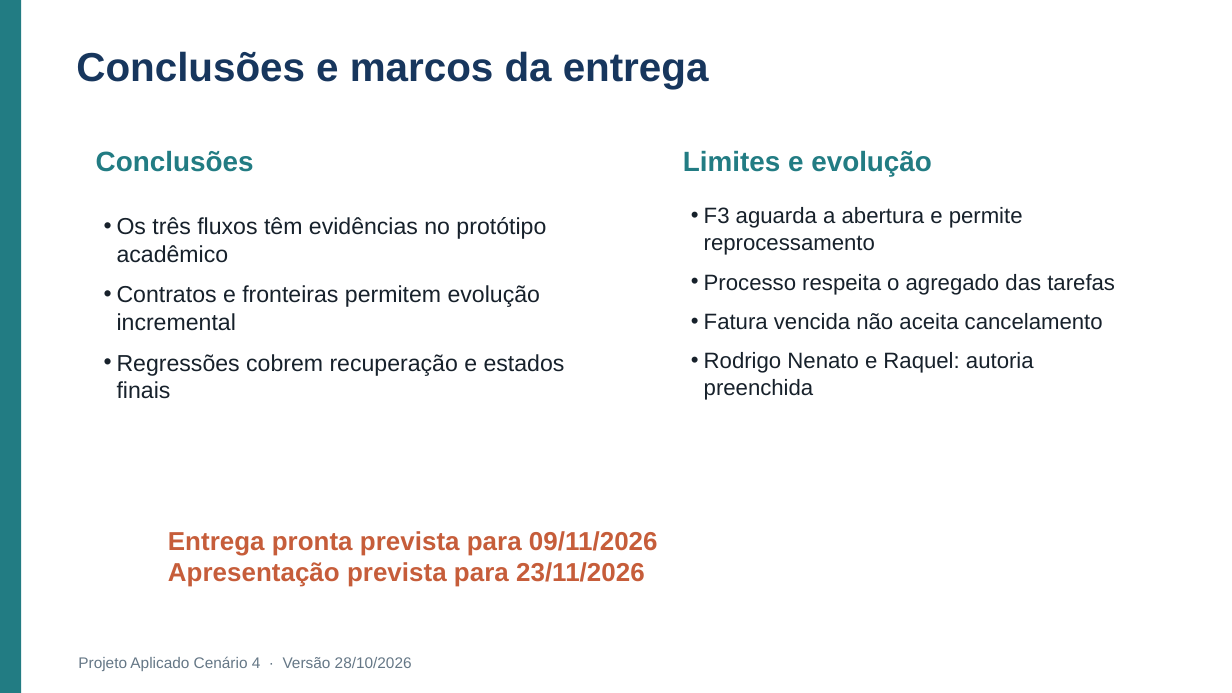
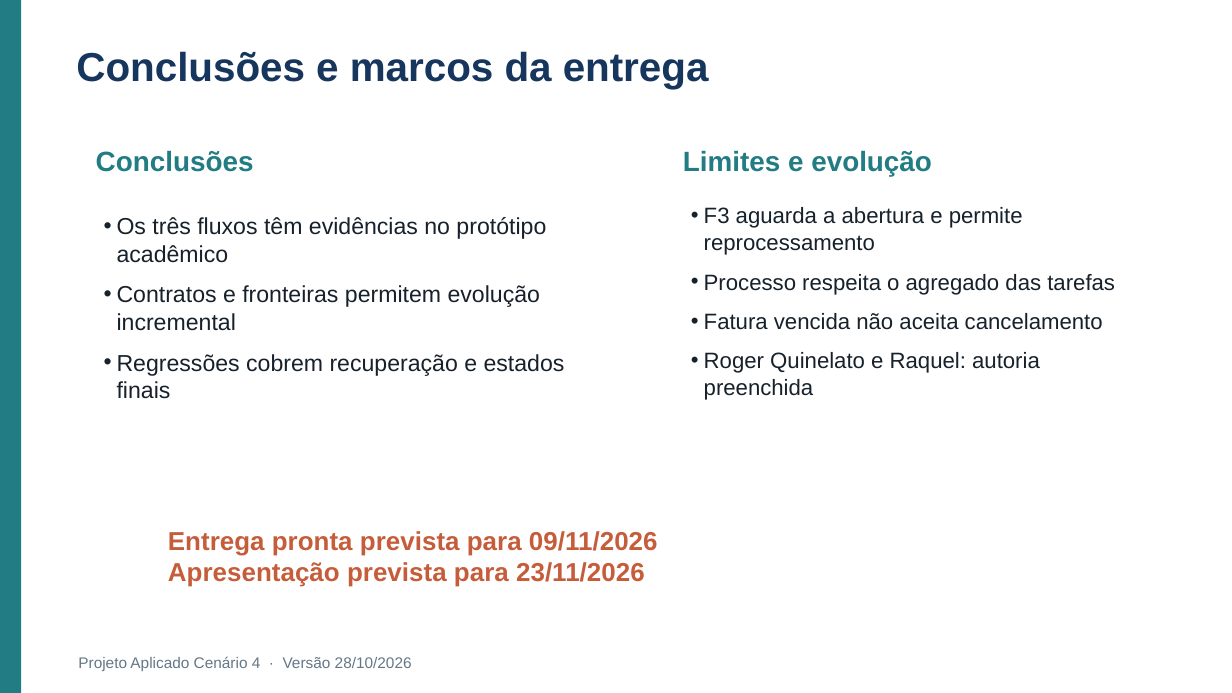
Before and after one commit to Roger-Quinelato/projetoAplicado7, a slide deck: slide 18 of output/Apresentacao_Cenario_4.pptx. Drawn at 1232x693 pixels with LibreOffice and Linux fonts; fonts in the diff are those of the drawing. Boxes give left, top, right and bottom in pixels: in the first picture for what was removed or moved away, otherwise in the second. Text is boxed around its words. In the diff, an @@ line names an element or a change of style, - is before the commit and + after.

Commit message:
docs: corrige autoria para Roger Quinelato

```diff
--- a/output/Apresentacao_Cenario_4.pptx
+++ b/output/Apresentacao_Cenario_4.pptx
@@ text at (x1=704, y1=352, x2=1040, y2=400): text changed @@
-• Rodrigo Nenato e Raquel: autoria preenchida
+• Roger Quinelato e Raquel: autoria preenchida
```
Also in this commit, not shown: 1 other slide changed, 9 other files.
